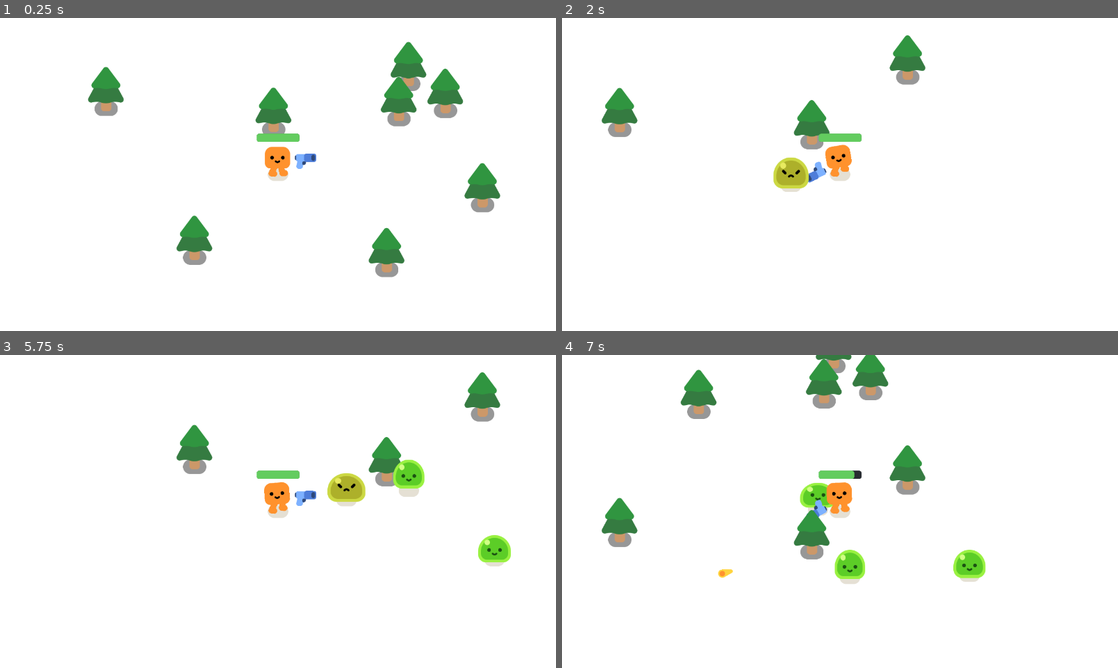
Above: before the commit, frames 1-4 (two rows, left to right).
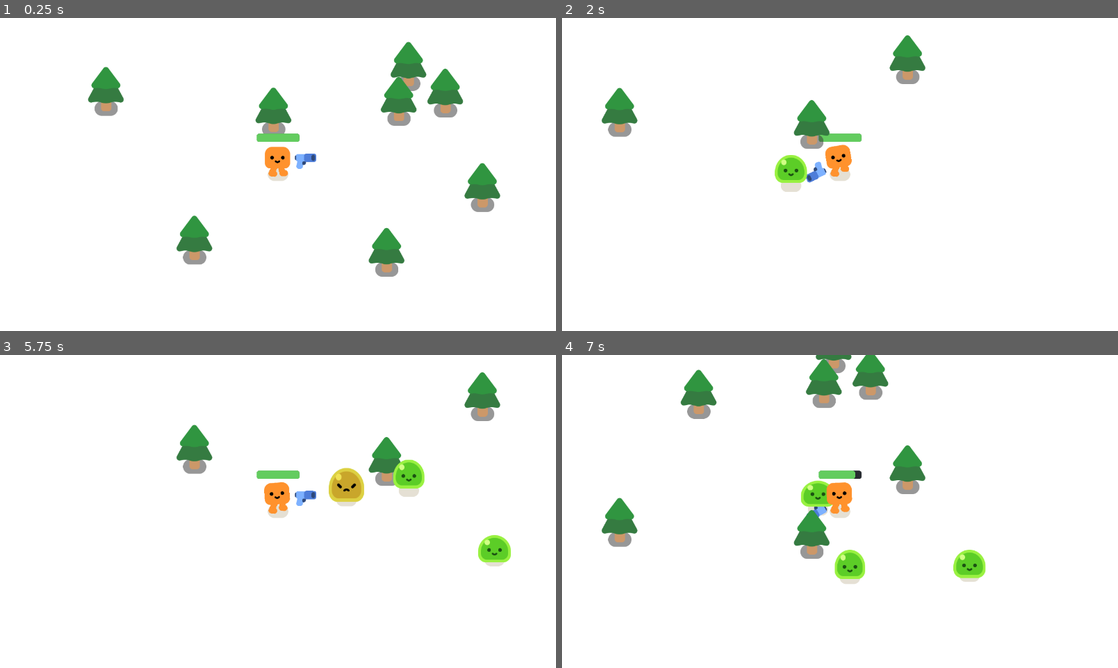
Above: after the commit, the same moments.

Repository: Nexilios/survivor-like
Game: Godot game, scene res://scenes/survivors_game.tscn
Two runs of this game, one before a commit and one after it. Both use one fixed random seed, a clock stepped at 60 frames per second and the inputs below.
Inputs (mouse positions are in pixels of both pictures, inside the frame that each line leads up to):
- Up to frame 1 (0.25 s): no input
- Up to frame 2 (2 s): tap Enter at 0.5 s; move the mouse to (962, 158) at 0.52 s; hold D (move_right) 0.53-1.28 s; move the mouse to (728, 190) at 1.27 s; hold S (move_down) from 1.28 s (still down)
- Up to frame 3 (5.75 s): move the mouse to (333, 442) at 2.02 s; release S (move_down) at 2.03 s; hold D (move_right) 2.03-2.78 s; move the mouse to (250, 574) at 2.77 s; hold W (move_up) 2.78-3.53 s; move the mouse to (444, 558) at 3.52 s; hold A (move_left) 3.53-5.03 s; move the mouse to (111, 464) at 4.27 s; move the mouse to (305, 511) at 5.02 s; hold S (move_down) from 5.03 s (still down)
- Up to frame 4 (7 s): move the mouse to (756, 433) at 5.77 s; release S (move_down) at 5.78 s; hold D (move_right) 5.78-6.53 s; move the mouse to (962, 495) at 6.52 s; hold W (move_up) from 6.53 s (still down)

The runs differ from the first frame. In frame 1, less than 0.1% of the frame differs, in the area x 17-89%, y 18-83%; in frame 2, 0.6%, in the area x 8-64%, y 20-55%; in frame 3, 0.5%; in frame 4, 0.3%.

Commit message:
Fixed Y-Sorting

Diff:
--- a/scenes/bullet.tscn
+++ b/scenes/bullet.tscn
@@ -8,13 +8,16 @@
 
 [node name="Bullet" type="Area2D"]
 top_level = true
+z_index = 1
+y_sort_enabled = true
 collision_layer = 0
 collision_mask = 3
 script = ExtResource("1_tkoo2")
 
 [node name="Projectile" type="Sprite2D" parent="."]
-position = Vector2(-11, -1)
+z_index = 1
 texture = ExtResource("1_2qagu")
+offset = Vector2(-11, -1)
 
 [node name="CollisionShape2D" type="CollisionShape2D" parent="."]
 shape = SubResource("CircleShape2D_vhwny")
--- a/scenes/gun.tscn
+++ b/scenes/gun.tscn
@@ -7,6 +7,7 @@
 radius = 353.013
 
 [node name="Gun" type="Area2D"]
+y_sort_enabled = true
 collision_layer = 0
 collision_mask = 2
 script = ExtResource("1_kdow5")
@@ -17,8 +18,9 @@
 [node name="WeaponPivot" type="Marker2D" parent="."]
 
 [node name="Pistol" type="Sprite2D" parent="WeaponPivot"]
-position = Vector2(91, 2)
+y_sort_enabled = true
 texture = ExtResource("1_27hsx")
+offset = Vector2(91, 2)
 
 [node name="ShootingPoint" type="Marker2D" parent="WeaponPivot/Pistol"]
 unique_name_in_owner = true
--- a/scenes/mob.tscn
+++ b/scenes/mob.tscn
@@ -8,6 +8,8 @@
 radius = 55.0364
 
 [node name="Mob" type="CharacterBody2D" node_paths=PackedStringArray("health_component")]
+z_index = 1
+y_sort_enabled = true
 collision_layer = 2
 collision_mask = 3
 platform_floor_layers = 0
--- a/scenes/pine_tree.tscn
+++ b/scenes/pine_tree.tscn
@@ -7,16 +7,18 @@
 radius = 19.105
 
 [node name="PineTree" type="StaticBody2D"]
+z_index = 1
+y_sort_enabled = true
 
 [node name="GroundShadow" type="Sprite2D" parent="."]
 modulate = Color(0.212305, 0.212305, 0.212305, 0.517647)
-position = Vector2(1.19209e-07, 7)
 scale = Vector2(0.913461, 0.913462)
 texture = ExtResource("1_1pr5s")
+offset = Vector2(0, 7)
 
 [node name="PineTree" type="Sprite2D" parent="."]
-position = Vector2(-1, -61)
 texture = ExtResource("2_vvwgv")
+offset = Vector2(-1, -61)
 
 [node name="CollisionShape2D" type="CollisionShape2D" parent="."]
 shape = SubResource("CircleShape2D_pi26f")
--- a/scenes/player.tscn
+++ b/scenes/player.tscn
@@ -35,6 +35,8 @@
 corner_radius_bottom_left = 8
 
 [node name="Player" type="CharacterBody2D" node_paths=PackedStringArray("health_component")]
+z_index = 1
+y_sort_enabled = true
 platform_floor_layers = 0
 script = ExtResource("1_3j00y")
 health_component = NodePath("HealthComponent")
